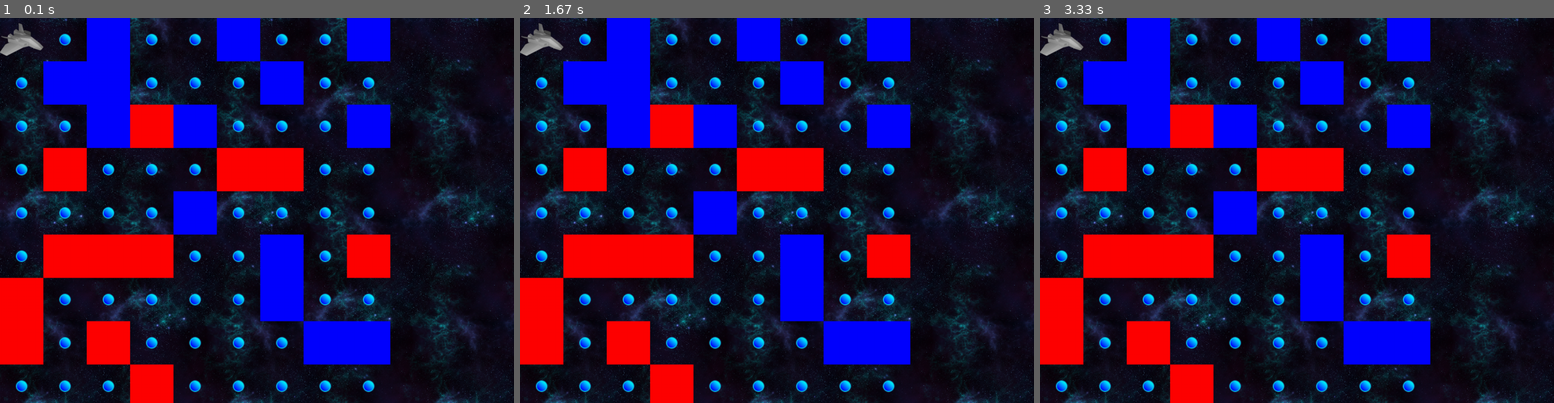
Above: before the commit, frames 1-3 (left to right).
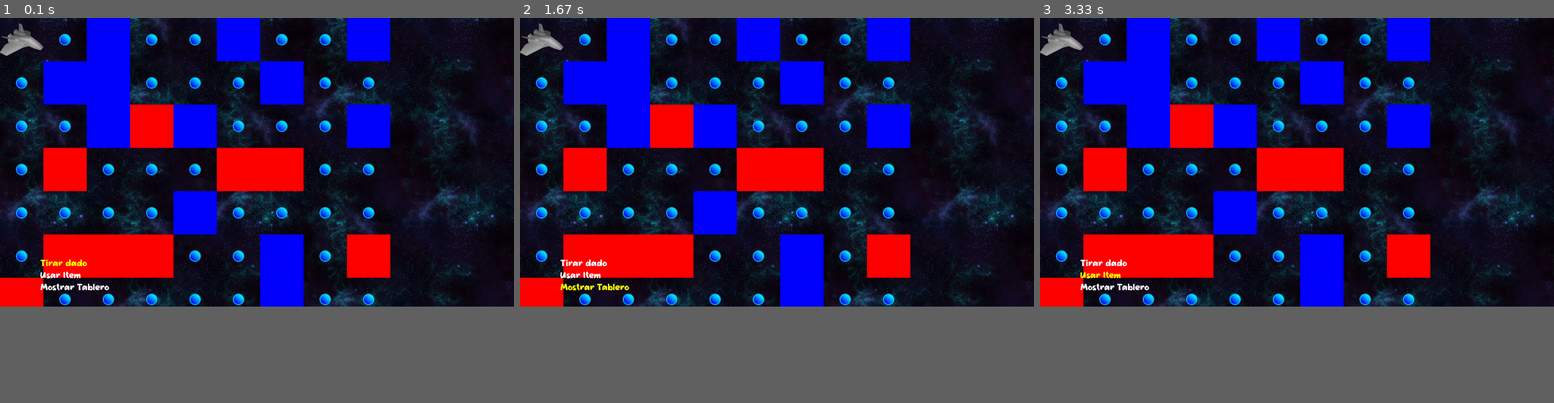
Above: after the commit, the same moments.

Repository: kirbyluka777/among-silksong
Game: pygame game, started from src/main.py
The game is run twice, just before and just after one commit, with the same random seed, the same clock (stepped at 60 frames per second) and the same inputs.
Inputs:
- Up to frame 1 (0.1 s): no input
- Up to frame 2 (1.67 s): tap Enter at 0.33 s; hold Up from 1.22 s (still down)
- Up to frame 3 (3.33 s): release Up at 1.68 s; tap S at 2.27 s; hold Down from 3.17 s (still down)
In our replay, the window is 900x675 before the commit and 900x506 after it. These sizes can differ from the game's own. Grey fills any space a smaller window leaves; there, only what the larger window draws over its background counts as a difference.

The runs differ from the first frame. In frame 1, 23% of the frame differs, in the area x 0-100%, y 33-100%; in frame 2, 23%; in frame 3, 23%.

Commit message:
cambios alfonso

Diff:
--- a/src/engine/game/game.py
+++ b/src/engine/game/game.py
@@ -15,7 +15,7 @@
         pygame.mixer.init()
 
     def init_screen(self):
-        screen = pygame.display.set_mode((1280, 960))
+        screen = pygame.display.set_mode((1280, 720))
         pygame.display.set_caption(self.setup.title)
         return screen
 
--- a/src/starboard/menu/button_oop.py
+++ b/src/starboard/menu/button_oop.py
@@ -9,12 +9,12 @@
 pg.init()
 
 BG = pg.image.load("src\\starboard\\menu\\sussy baka.png")
-BG= pg.transform.scale(BG, (1600,900))
+BG= pg.transform.scale(BG, (1280,720))
 #play_button = pg.image.load("play_button.png")
 #play_button = pg.transform.scale(play_button, (200,50))
 # Screen dimensions
-SCREEN_WIDTH = 1600
-SCREEN_HEIGHT = 900
+SCREEN_WIDTH = 1280
+SCREEN_HEIGHT = 720
 screen = pg.display.set_mode((SCREEN_WIDTH, SCREEN_HEIGHT))
 pg.display.set_caption("AMONG US")
 
--- a/src/starboard/resources/__init__.py
+++ b/src/starboard/resources/__init__.py
@@ -3,3 +3,4 @@
 from . import music
 from . import sounds
 from . import sprites
+from . import locale
--- a/src/starboard/resources/fonts.py
+++ b/src/starboard/resources/fonts.py
@@ -1,3 +1,4 @@
 from engine.resources.resolution import font
 
 RETRO_GAMING = font("retro_gaming/Retro Gaming.ttf")
+BEACH_BALL = font("Beach-Ball.ttf")
--- a/src/starboard/resources/locale.py
+++ b/src/starboard/resources/locale.py
@@ -1,6 +1,6 @@
 ROUND = "Ronda"
 TURN = "Turno"
-THROW_DICE = "Throw Dice"
+THROW_DICE = "Tirar dado"
 USE_ITEM = "Usar Item"
 SHOW_BOARD = "Mostrar Tablero"
 PLAYER = "Jugador"
--- a/src/starboard/scenes/expedition.py
+++ b/src/starboard/scenes/expedition.py
@@ -33,6 +33,17 @@
         self.spaceship_img = pygame.image.load(resources.images.SPACESHIP)
         self.blue_bg_img = pygame.image.load(resources.images.BLUE_BG)
         self.cell_dot_blue_img = pygame.image.load(resources.images.CELL_DOT_BLUE)
+
+        self.menu_font = pygame.font.Font(resources.fonts.BEACH_BALL, 24)
+
+        self.text_throw_dice = self.menu_font.render(resources.locale.THROW_DICE, True, "white")
+        self.text_throw_dice_sel = self.menu_font.render(resources.locale.THROW_DICE, True, "yellow")
+
+        self.text_use_item = self.menu_font.render(resources.locale.USE_ITEM, True, "white")
+        self.text_use_item_sel = self.menu_font.render(resources.locale.USE_ITEM, True, "yellow")
+
+        self.text_show_board = self.menu_font.render(resources.locale.SHOW_BOARD, True, "white")
+        self.text_show_board_sel = self.menu_font.render(resources.locale.SHOW_BOARD, True, "yellow")
 
     def start(self, context: GameContext) -> None:
         # create controllers
@@ -98,9 +109,9 @@
                 self.option_selected = 0
 
             if self.input.is_up_button_down():
-                self.option_selected = (self.option_selected - 1) % len(items[self.turn])
+                self.option_selected = (self.option_selected - 1) % len(self.items[self.turn])
             elif self.input.is_down_button_down():
-                self.option_selected = (self.option_selected + 1) % len(items[self.turn])
+                self.option_selected = (self.option_selected + 1) % len(self.items[self.turn])
 
             if self.input.is_confirm_button_down():
                 pass #TODO: aplicar efectos de las cartas
@@ -208,6 +219,23 @@
             coords = (pos.col * 108, pos.row * 108)
             screen.blit(self.spaceship_img, coords)
 
+        # draw menu
+        if self.state.is_current(STATE_STRATEGY):
+            screen.blit(self.text_throw_dice_sel if self.option_selected == 0 else self.text_throw_dice, (100, 600))
+            screen.blit(self.text_use_item_sel if self.option_selected == 1 else self.text_use_item, (100, 630))
+            screen.blit(self.text_show_board_sel if self.option_selected == 2 else self.text_show_board, (100, 660))
+
+        if self.state.is_current(STATE_THROW_DICE):
+            pass
+
+        if self.state.is_current(STATE_USE_ITEM):
+            for x in range(len(self.items)):
+                screen.blit()
+            pass
+
+        if self.state.is_current(STATE_SHOW_MAP):
+            pass
+
     def exit(self, context: GameContext):
         # stop music
         pygame.mixer.music.stop()
Binary file added: assets/fonts/Beach-Ball.ttf
Not shown, added: equipos.bin
